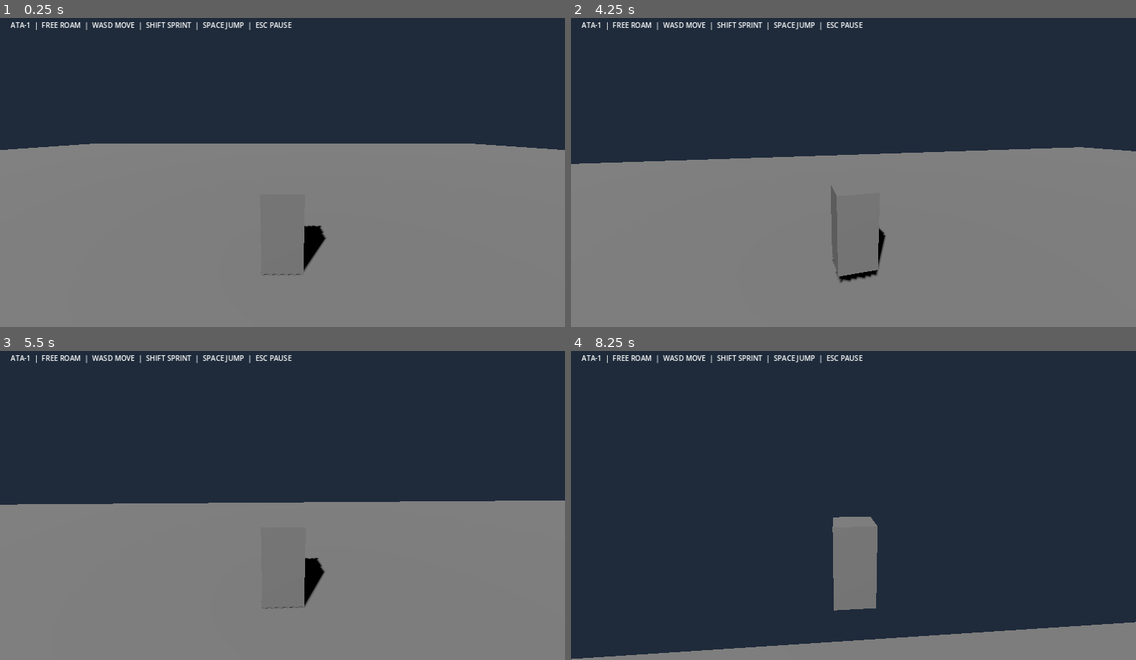
Above: before the commit, frames 1-4 (two rows, left to right).
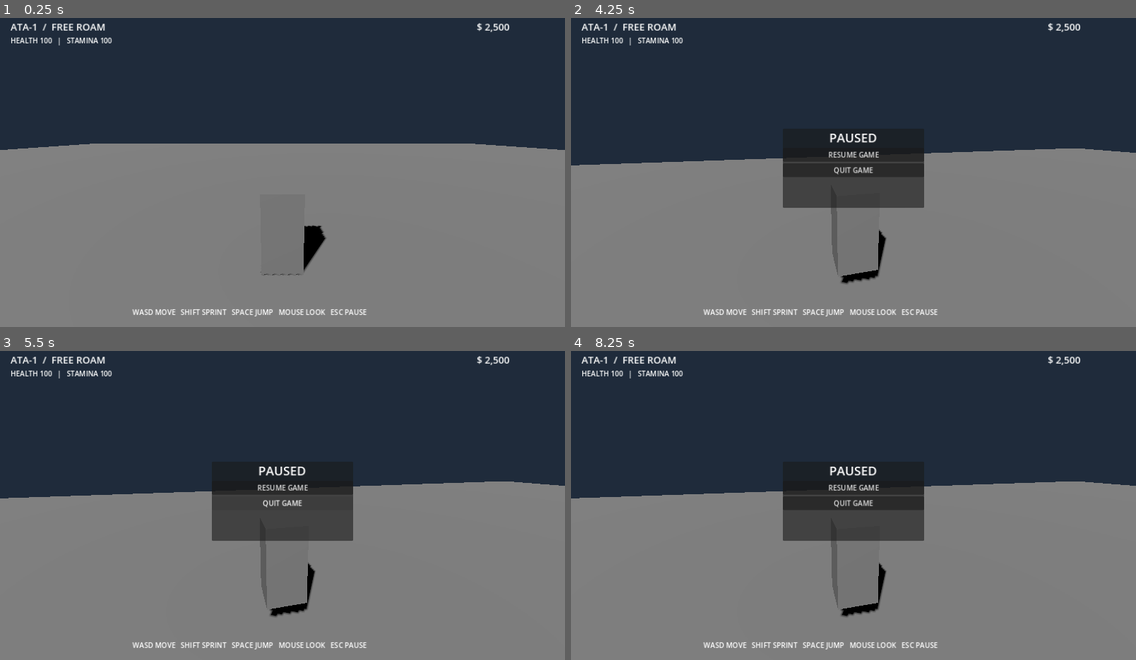
Above: after the commit, the same moments.

Repository: anirudhadebbarma031214-commits/ATA-1
Game: Godot game, scene res://scenes/main.tscn
Same seed, same stepped clock (60 frames per second), same inputs: the game is played once before the commit and once after it.
Inputs (mouse positions are in pixels of both pictures, inside the frame that each line leads up to):
- Up to frame 1 (0.25 s): no input
- Up to frame 2 (4.25 s): tap Enter at 0.5 s; move the mouse to (881, 166) at 0.52 s; hold Shift 0.53-1.28 s; hold W from 0.53 s (still down); tap Space at 0.77, 1.52, 3.02, 3.77 s; move the mouse to (825, 169) at 1.27 s; tap Shift at 1.35, 2.85 s; move the mouse to (864, 163) at 2.02 s; hold Shift 2.03-2.78 s; move the mouse to (847, 172) at 2.77 s; move the mouse to (893, 172) at 3.52 s; hold Shift from 3.53 s (still down); tap Escape at 4.15 s
- Up to frame 3 (5.5 s): keep holding W; move the mouse to (237, 496) at 4.27 s; release Shift at 4.28 s; tap Shift at 4.35 s; tap Space at 4.52 s; move the mouse to (288, 502) at 5.02 s; hold Shift from 5.03 s (still down)
- Up to frame 4 (8.25 s): move the mouse to (830, 496) at 5.77 s; release W at 5.78 s; release Shift at 5.78 s; hold D 5.78-6.53 s; tap Shift at 5.85, 7.35 s; tap Space at 6.02, 6.77, 7.52 s; move the mouse to (881, 499) at 6.52 s; hold Shift 6.53-7.28 s; hold W from 6.53 s (still down); move the mouse to (825, 502) at 7.27 s; move the mouse to (864, 496) at 8.02 s; hold Shift from 8.03 s (still down)

The runs differ from the first frame. In frame 1, 1.4% of the frame differs, in the area x 1-91%, y 1-97%; in frame 2, 6.7%; in frame 3, 9.7%; in frame 4, 48%, in the area x 0-100%, y 1-100%.

Commit message:
Add pause menu and HUD labels

Diff:
--- a/scripts/hud.gd
+++ b/scripts/hud.gd
@@ -1,7 +1,59 @@
 extends CanvasLayer
 
+var panel: PanelContainer
+
 func _ready() -> void:
-	var label := Label.new()
-	label.text = "ATA-1  |  FREE ROAM  |  WASD MOVE  |  SHIFT SPRINT  |  SPACE JUMP  |  ESC PAUSE"
-	label.position = Vector2(24, 24)
-	add_child(label)
+	var info := VBoxContainer.new()
+	info.position = Vector2(24, 24)
+	add_child(info)
+	var title := Label.new()
+	title.text = "ATA-1  /  FREE ROAM"
+	title.add_theme_font_size_override("font_size", 22)
+	info.add_child(title)
+	var stats := Label.new()
+	stats.text = "HEALTH 100   |   STAMINA 100"
+	info.add_child(stats)
+	var money := Label.new()
+	money.text = "$ 2,500"
+	money.position = Vector2(1080, 24)
+	money.add_theme_font_size_override("font_size", 22)
+	add_child(money)
+	var hints := Label.new()
+	hints.text = "WASD MOVE   SHIFT SPRINT   SPACE JUMP   MOUSE LOOK   ESC PAUSE"
+	hints.position = Vector2(300, 675)
+	add_child(hints)
+	panel = PanelContainer.new()
+	panel.set_anchors_and_offsets_preset(Control.PRESET_CENTER)
+	panel.position = Vector2(-160, -90)
+	panel.custom_minimum_size = Vector2(320, 180)
+	panel.visible = false
+	add_child(panel)
+	var menu := VBoxContainer.new()
+	panel.add_child(menu)
+	var paused_label := Label.new()
+	paused_label.text = "PAUSED"
+	paused_label.horizontal_alignment = HORIZONTAL_ALIGNMENT_CENTER
+	paused_label.add_theme_font_size_override("font_size", 28)
+	menu.add_child(paused_label)
+	var resume := Button.new()
+	resume.text = "RESUME GAME"
+	resume.pressed.connect(_toggle_pause)
+	menu.add_child(resume)
+	var quit_button := Button.new()
+	quit_button.text = "QUIT GAME"
+	quit_button.pressed.connect(_quit_game)
+	menu.add_child(quit_button)
+
+func _unhandled_input(event: InputEvent) -> void:
+	if event is InputEventKey and event.pressed and event.keycode == KEY_ESCAPE and not event.echo:
+		_toggle_pause()
+		get_viewport().set_input_as_handled()
+
+func _toggle_pause() -> void:
+	var pausing := not get_tree().paused
+	get_tree().paused = pausing
+	panel.visible = pausing
+	Input.mouse_mode = Input.MOUSE_MODE_VISIBLE if pausing else Input.MOUSE_MODE_CAPTURED
+
+func _quit_game() -> void:
+	get_tree().quit()
